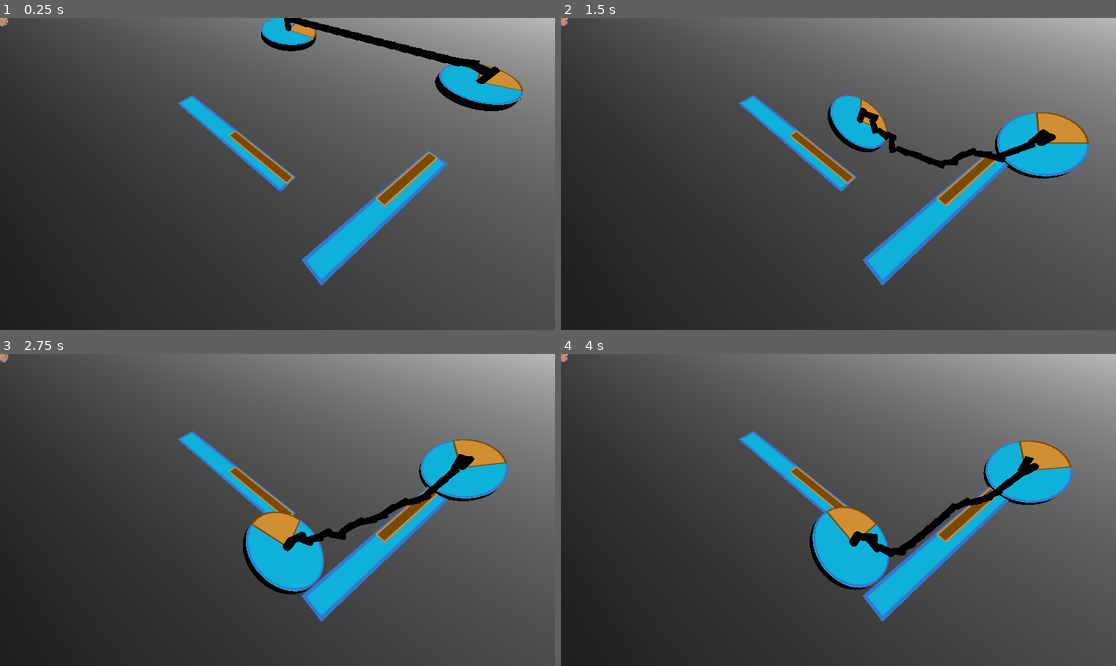
Above: before the commit, frames 1-4 (two rows, left to right).
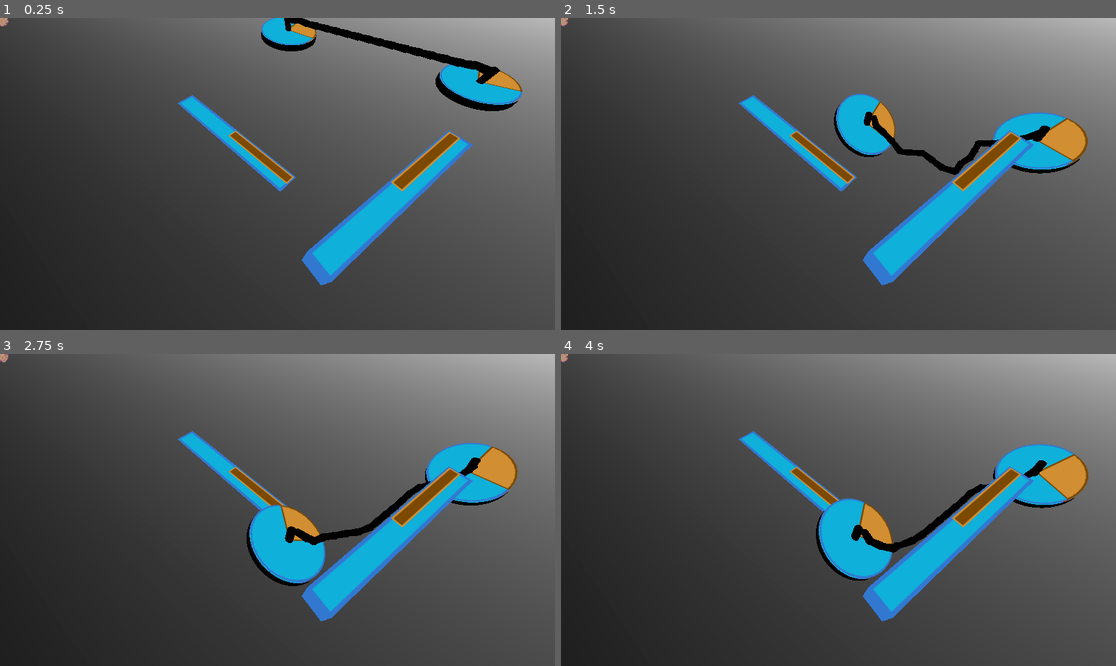
Above: after the commit, the same moments.

Repository: xaviervxz/PhysicsTestScenes
Game: Godot game, scene res://3dWithSprites/Rope/roxle_stage.tscn
The game is run twice, just before and just after one commit, with the same random seed, the same clock (stepped at 60 frames per second) and the same inputs.
Inputs:
- Up to frame 1 (0.25 s): no input
- Up to frame 2 (1.5 s): no input
- Up to frame 3 (2.75 s): no input
- Up to frame 4 (4 s): no input

The runs differ from the first frame. In frame 1, 2.1% of the frame differs, in the area x 47-95%, y 0-86%; in frame 2, 4.5%; in frame 3, 5.7%; in frame 4, 6.0%, in the area x 44-96%, y 27-86%.

Commit message:
stacked walls

Diff:
--- a/3dWithSprites/Rope/rope_segment.tscn
+++ b/3dWithSprites/Rope/rope_segment.tscn
@@ -25,4 +25,5 @@
 mesh = SubResource("CylinderMesh_fxh47")
 
 [node name="AnchorPin" type="PinJoint3D" parent="."]
+transform = Transform3D(1, 0, 0, 0, 1, 0, 0, 0, 1, 0, 0.0919189, 0)
 node_a = NodePath("..")
--- a/3dWithSprites/Rope/roxle_stage.tscn
+++ b/3dWithSprites/Rope/roxle_stage.tscn
@@ -23,6 +23,12 @@
 [node name="Plank" parent="." instance=ExtResource("4_8fsp8")]
 transform = Transform3D(0.793661, 0, 0.60836, 0, 1, 0, -0.60836, 0, 0.793661, 1.3916, -6.10352e-05, -0.150146)
 
+[node name="Plank2" parent="." instance=ExtResource("4_8fsp8")]
+transform = Transform3D(0.793661, 0, 0.60836, 0, 1, 0, -0.60836, 0, 0.793661, 1.3916, 0.216492, -0.150146)
+
+[node name="Plank3" parent="." instance=ExtResource("4_8fsp8")]
+transform = Transform3D(0.793661, 0, 0.60836, 0, 1, 0, -0.60836, 0, 0.793661, 1.3916, 0.433044, -0.150146)
+
 [node name="Wall" parent="." instance=ExtResource("4_8fsp8")]
 transform = Transform3D(0.718794, 0, -0.695223, 0, 1, 0, 0.695223, 0, 0.718794, -0.762375, -6.10352e-05, -1.35327)
 
--- a/project.godot
+++ b/project.godot
@@ -21,6 +21,7 @@
 
 [layer_names]
 
+3d_physics/layer_2="Groundless"
 3d_physics/layer_4="Wall"
 
 [rendering]
